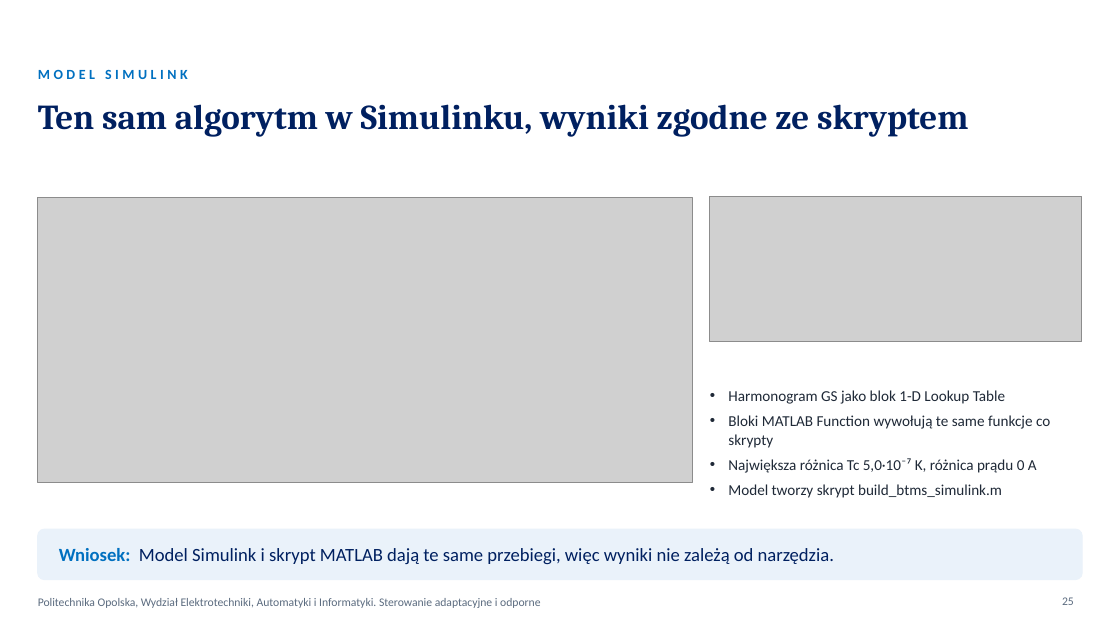
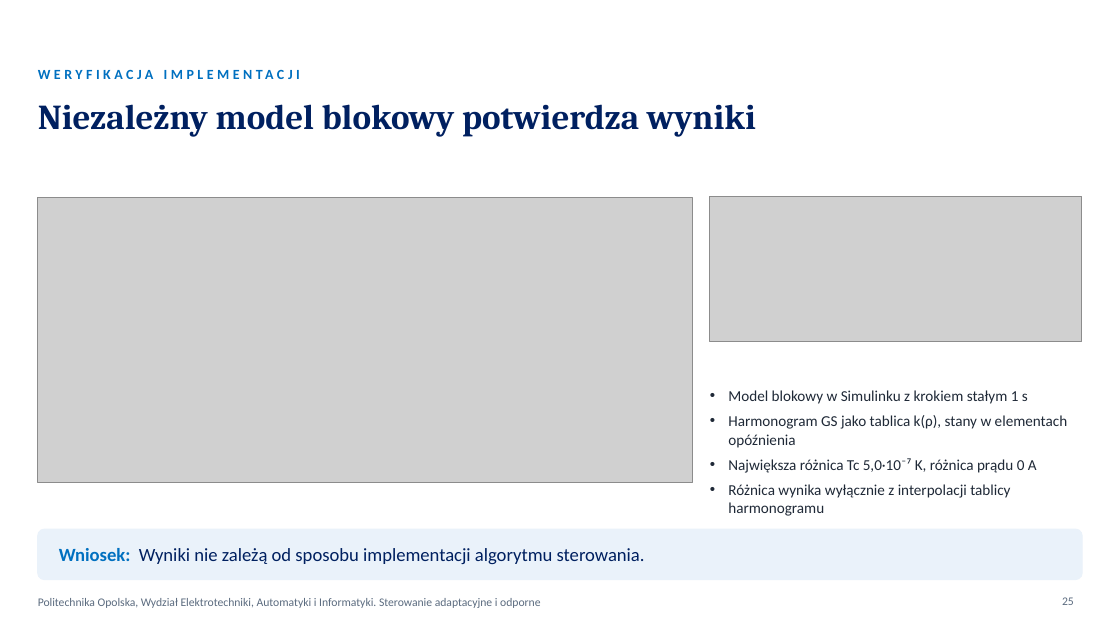
Before and after one commit to KarolFabianek/Adaptive-and-robust-control, a slide deck: slide 25 of Prezentacja/BTMS_PROJEKT_FABIANEK_FORTUNA.pptx. Drawn at 1120x630 pixels with LibreOffice and Linux fonts; fonts in the diff are those of the drawing; grey boxes stand for pictures; background and template pictures are left out. Boxes give left, top, right and bottom in pixels: in the first picture for what was removed or moved away, otherwise in the second. Text is boxed around its words. In the diff, an @@ line names an element or a change of style, - is before the commit and + after.

Commit message:
Prezentacje: naukowe podsumowanie wyników
- usunięte slajdy z instrukcją uruchamiania i ćwiczeniami
- slajd o zjawiskach uwzględnionych w modelu zamiast porównania z wykładem
- Simulink przedstawiony jako niezależna weryfikacja implementacji
- sześć wniosków naukowych opartych na wynikach
- wykład: wyniki długoterminowe zamiast zapowiedzi projektu
- legendy wykresów E01 i E03 bez odwołań do wykładu
- skrypt wystąpień zgodny z nowymi slajdami

```diff
--- a/Prezentacja/BTMS_PROJEKT_FABIANEK_FORTUNA.pptx
+++ b/Prezentacja/BTMS_PROJEKT_FABIANEK_FORTUNA.pptx
@@ text at <box>38,70,188,79</box>: text changed @@
-MODEL SIMULINK
+WERYFIKACJA IMPLEMENTACJI
@@ title at <box>38,104,756,137</box>: text changed @@
-Ten sam algorytm w Simulinku, wyniki zgodne ze skryptem
+Niezależny model blokowy potwierdza wyniki
@@ text at <box>728,390,1067,448</box>: text changed @@
-• Harmonogram GS jako blok 1-D Lookup Table
-• Bloki MATLAB Function wywołują te same funkcje co skrypty
+• Model blokowy w Simulinku z krokiem stałym 1 s
+• Harmonogram GS jako tablica k(ρ), stany w elementach opóźnienia
@@ text at <box>728,484,1010,516</box>: text changed @@
-• Model tworzy skrypt build_btms_simulink.m
+• Różnica wynika wyłącznie z interpolacji tablicy harmonogramu
@@ text at <box>59,548,645,564</box>: text changed @@
-Wniosek: Model Simulink i skrypt MATLAB dają te same przebiegi, więc wyniki nie zależą od narzędzia.
+Wniosek: Wyniki nie zależą od sposobu implementacji algorytmu sterowania.
```
Also in this commit, not shown: 8 other slides changed, 1 slide added, 5 slides removed, 15 other files.
